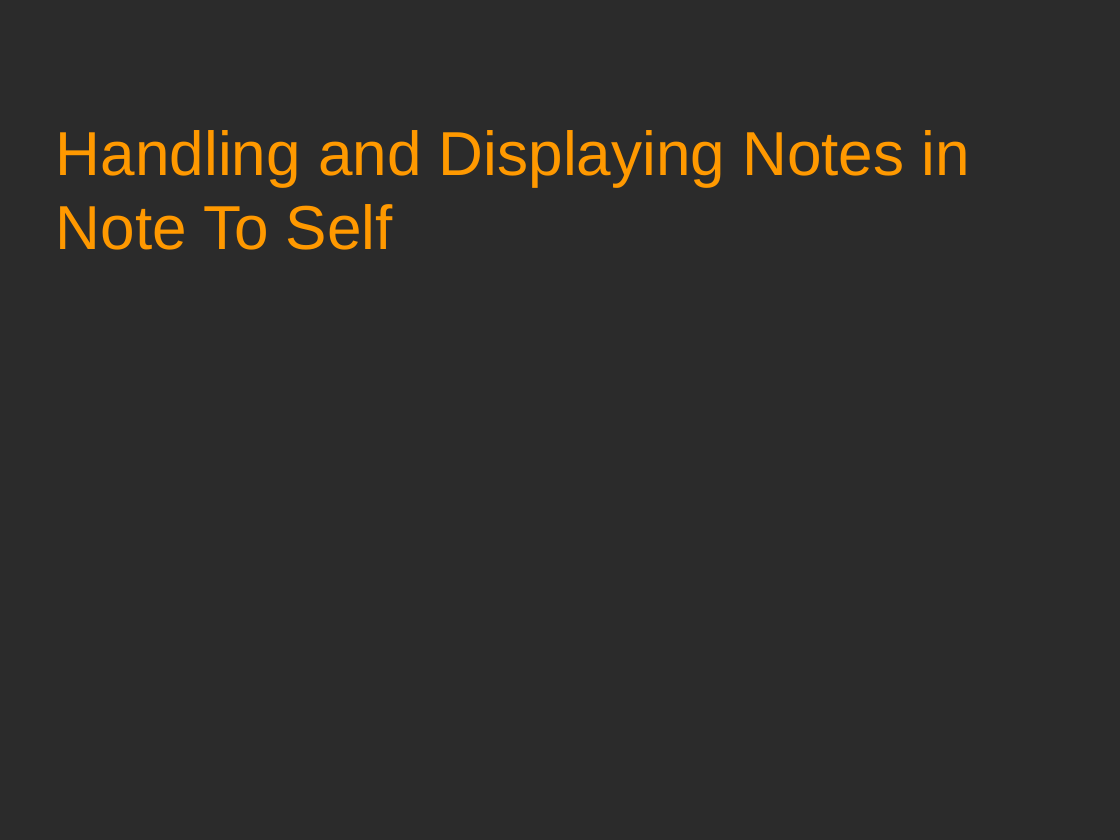
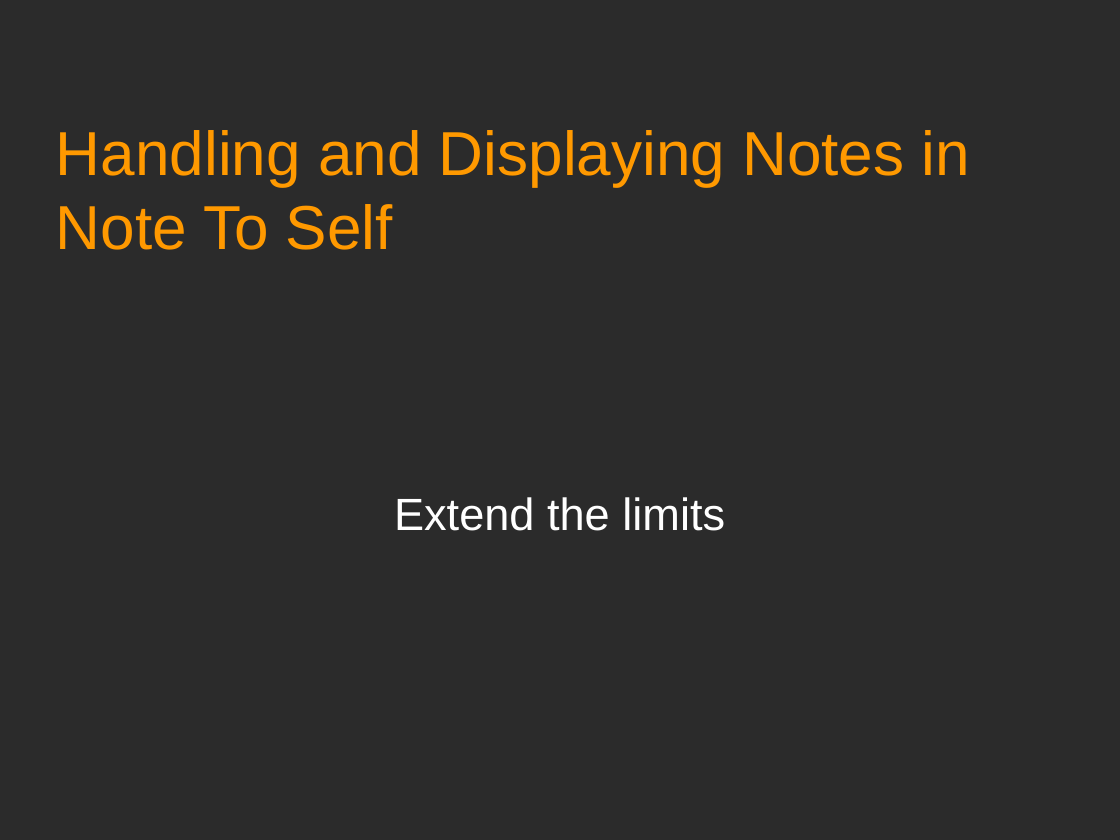
Before and after one commit to Academy-Soft-Intellect/Android-Programming-for-Beginners, a slide deck: slide 1 of 14_Handling_and_Displaying_Notes_in_Note_To_Self.odp. Drawn at 1120x840 pixels with LibreOffice and Linux fonts; fonts in the diff are those of the drawing; background and template pictures are left out; a plain dark background stands for a picture behind light text. Boxes give left, top, right and bottom in pixels: in the first picture for what was removed or moved away, otherwise in the second. Text is boxed around its words. In the diff, an @@ line names an element or a change of style, - is before the commit and + after.

```diff
--- a/14_Handling_and_Displaying_Notes_in_Note_To_Self.odp
+++ b/14_Handling_and_Displaying_Notes_in_Note_To_Self.odp
@@ subtitle added at (394, 497, 725, 531), 32 pt, text #FFFFFF @@
+Extend the limits
```
Also in this commit, not shown: 1 other slide changed, 2 slides added.
